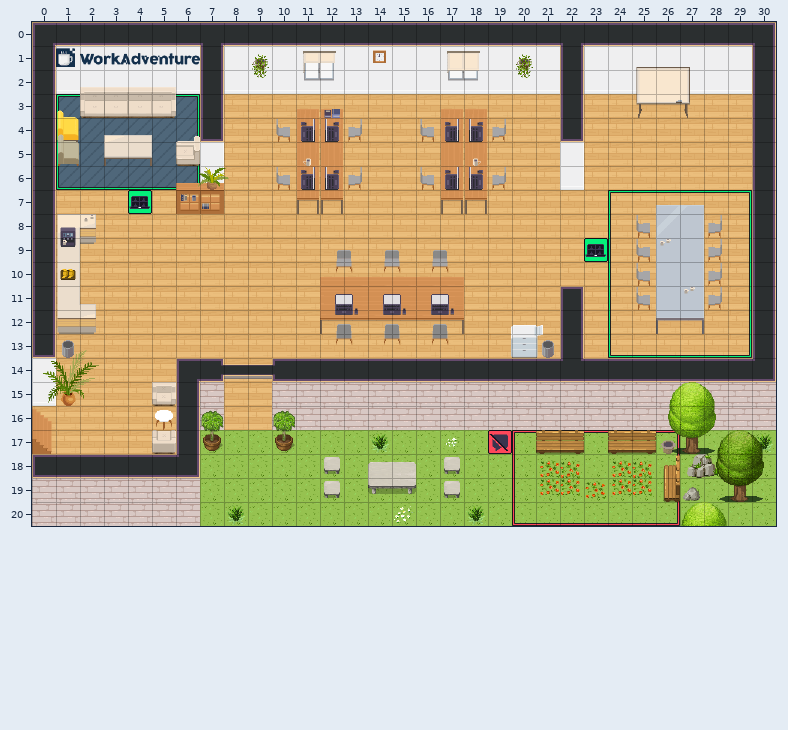
Tiled map (JSON): map.tmj. Above is the file before it was changed.
Cells are 32x32 px. Shown: x 0..30, y 0..20.
The same view after the edit:
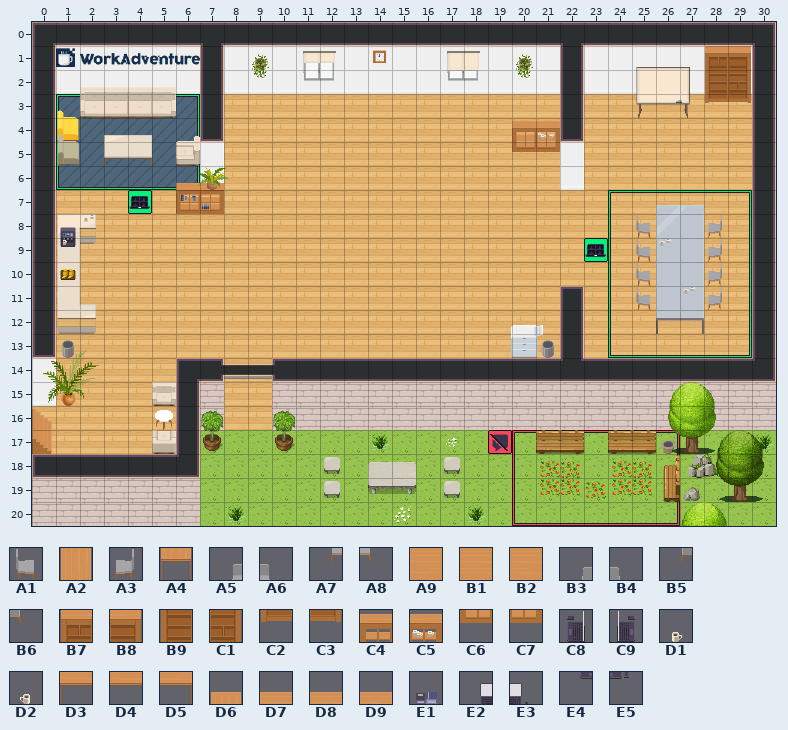
Key: from "Chunk 1": A1 83, A2 84, A3 85, A4 91, A5 98, A6 99, A7 102, A8 103, A9 105, B1 106, B2 107, B3 110, B4 111, B5 115, B6 116, B7 133, B8 134, B9 139, C1 140, C2 141, C3 142, C4 144, C5 145, C6 147, C7 148, C8 149, C9 150, D1 152, D2 152 flipped left-right, D3 157, D4 158, D5 159, D6 163, D7 170, D8 171, D9 172, E1 196, E2 200, E3 201, E4 202, E5 203.
__ is an empty cell.
Edits made:
Layer "furniture/furniture2":
y 4: x 10..13 A1 A2 A2 A3 -> __ __ __ __; x 16..19 A1 A2 A2 A3 -> __ __ __ __
y 5: x 11..12 A2 A2 -> __ __; x 17..18 A2 A2 -> __ __
y 6: x 10..13 A1 A2 A2 A3 -> __ __ __ __; x 16..19 A1 A2 A2 A3 -> __ __ __ __
y 7: x 11..12 A4 A4 -> __ __; x 17..18 A4 A4 -> __ __
y 9: x 12..17 A5 A6 A5 A6 A5 A6 -> __ __ __ __ __ __
y 10: x 12..17 A7 A8 A7 A8 A7 A8 -> __ __ __ __ __ __
y 11: x 12..17 A9 B1 B1 B1 B1 B2 -> __ __ __ __ __ __
y 12: x 12..17 B3 B4 B3 B4 B3 B4 -> __ __ __ __ __ __
y 13: x 12..17 B5 B6 B5 B6 B5 B6 -> __ __ __ __ __ __
Layer "furniture/furniture3":
y 1: x 28..29 __ __ -> B7 B8
y 2: x 28..29 __ __ -> B9 C1
y 3: x 28..29 __ __ -> C2 C3
y 4: x 11..12 C8 C9 -> __ __; x 17..18 C8 C9 -> __ __; x 20..21 __ __ -> C4 C5
y 5: x 11 D2 -> __; x 18 D1 -> __; x 20..21 __ __ -> C6 C7
y 6: x 11..12 C8 C9 -> __ __; x 17..18 C8 C9 -> __ __
y 12: x 12..17 D3 D4 D4 D4 D4 D5 -> __ __ __ __ __ __
Layer "above/above1":
y 3: x 11..12 D6 D6 -> __ __; x 17..18 D6 D6 -> __ __
y 10: x 12..17 D7 D8 D8 D8 D8 D9 -> __ __ __ __ __ __
Layer "above/above2":
y 3: x 12 E1 -> __
y 11: x 12..17 E2 E3 E2 E3 E2 E3 -> __ __ __ __ __ __
y 12: x 12..17 E4 E5 E4 E5 E4 E5 -> __ __ __ __ __ __
